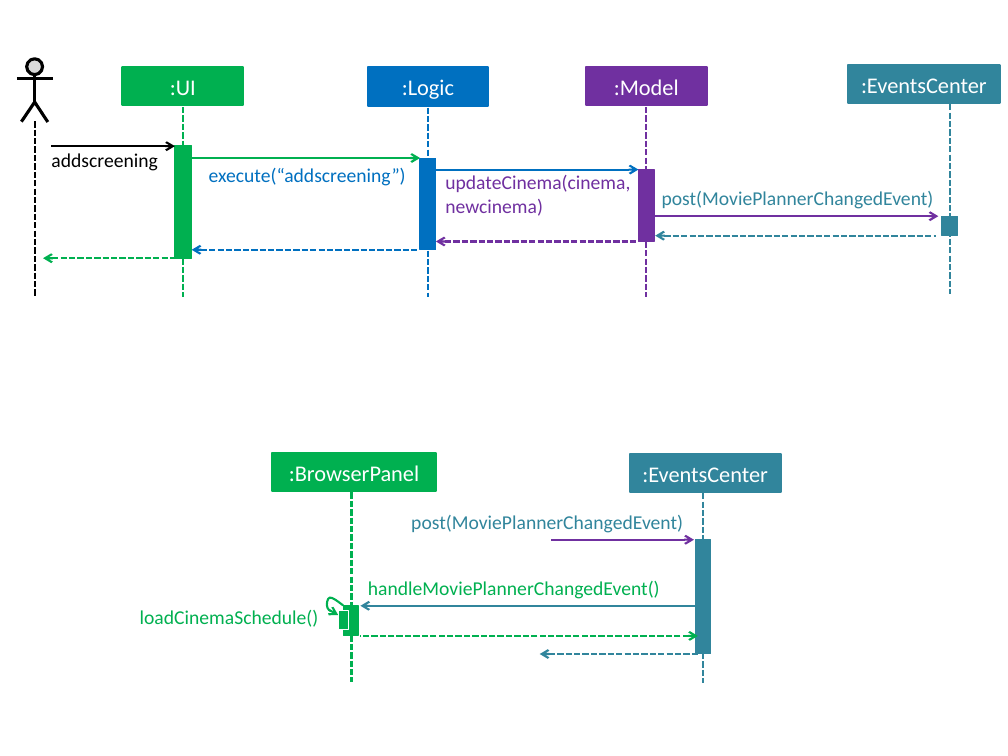
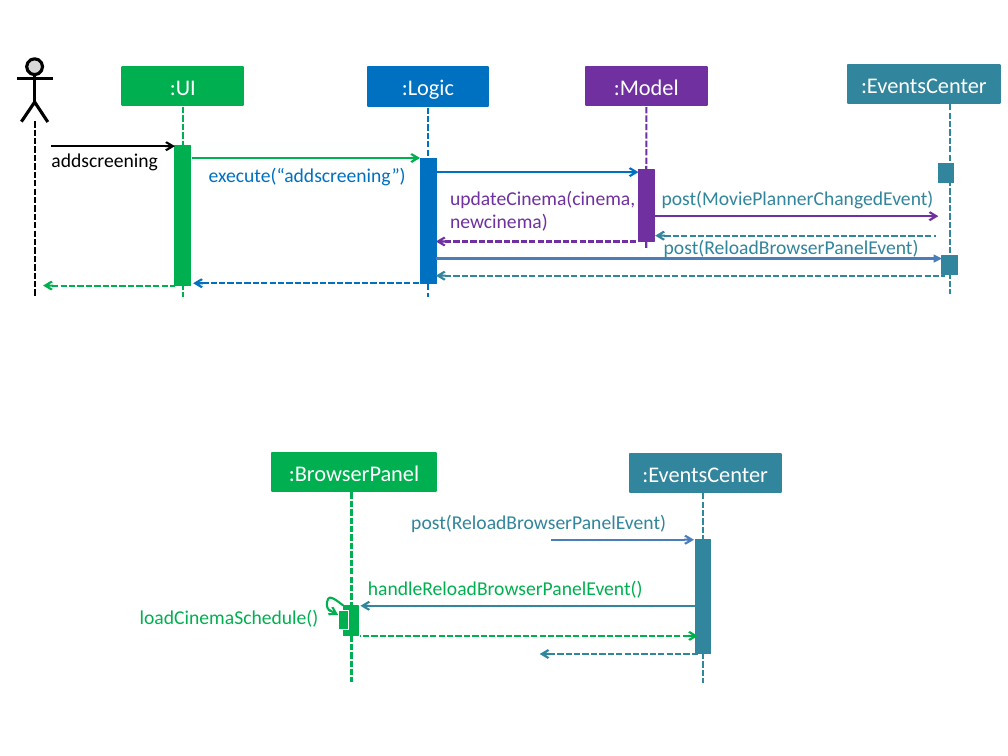
Before and after one commit to tinyjy94/main, a slide deck: slide 1 of docs/diagrams/DisplayScheduleHighLevelSequenceDiagram.pptx. Drawn at 1008x756 pixels with LibreOffice and Linux fonts; fonts in the diff are those of the drawing. Boxes give left, top, right and bottom in pixels: in the first picture for what was removed or moved away, otherwise in the second. Text is boxed around its words. In the diff, an @@ line names an element or a change of style, - is before the commit and + after.

```diff
--- a/docs/diagrams/DisplayScheduleHighLevelSequenceDiagram.pptx
+++ b/docs/diagrams/DisplayScheduleHighLevelSequenceDiagram.pptx
@@ line moved from (646, 107) - (646, 297) to (646, 107) - (646, 250) @@
@@ rectangle: place and size @@
-rectangle at box(175, 146, 193, 259)
+rectangle at box(175, 146, 192, 286)
@@ rectangle: place and size @@
-rectangle at box(420, 158, 436, 250)
+rectangle at box(420, 158, 437, 283)
@@ arrow moved from (435, 169) - (638, 169) to (435, 172) - (638, 172) @@
@@ rectangle added at box(938, 163, 955, 182), fill #31859C, outline #31859C 0.75 pt @@
@@ text "updateCinema(cinema, newcinema)": place and size @@
-text "updateCinema(cinema, newcinema)" at box(445, 173, 630, 216)
+text "updateCinema(cinema, newcinema)" at box(450, 191, 635, 231)
@@ text added at box(664, 238, 919, 260), 14 pt, text #31859C @@
+post(ReloadBrowserPanelEvent)
@@ arrow added from (435, 259) to (942, 259), #4B7EBC 1.5 pt @@
@@ rectangle: place and size @@
-rectangle at box(941, 216, 958, 235)
+rectangle at box(942, 255, 959, 274)
@@ arrow moved from (43, 258) - (175, 258) to (43, 285) - (175, 285) @@
@@ arrow moved from (192, 250) - (418, 250) to (194, 283) - (420, 283) @@
@@ arrow added from (944, 275) to (435, 275), #31859C 1.5 pt dashed @@
@@ text at box(411, 515, 666, 532): text changed @@
-post(MoviePlannerChangedEvent)
+post(ReloadBrowserPanelEvent)
@@ arrow (551, 539) - (694, 539): stroke #7030A0 1.5 pt to #4B7EBC 1.5 pt @@
@@ text at box(368, 581, 643, 598): text changed @@
-handleMoviePlannerChangedEvent()
+handleReloadBrowserPanelEvent()
```
Also in this commit, not shown: 4 other files.
